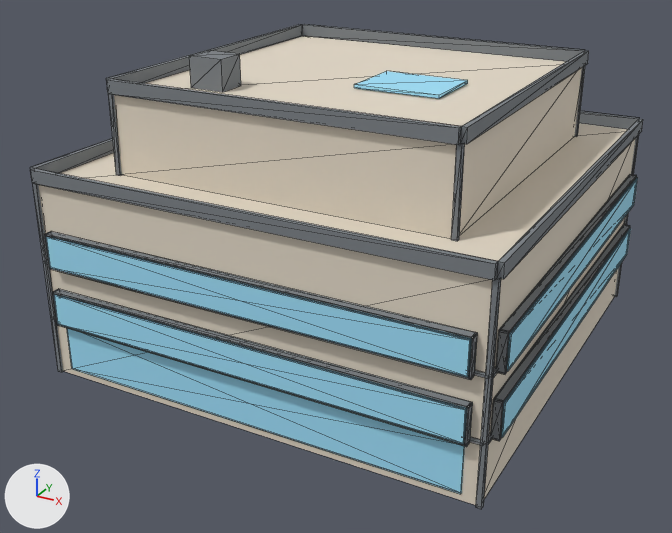
What one commit did to the glTF model public/buildings/lot_3x3.glb.
Camera for both pictures: a camera (50 mm lens) standing at (32.1, -29.5, 23.9) and looking at (10.8, 9.3, 4.5). Lighting does not change. The marker at lower left points along +X, +Y and +Z. The older version comes first. Mesh edges are drawn as thin lines. Vertices at exactly the same position are counted once.

Script lines for the objects in view, before the commit:
```python
mat_lot_3x3_glass = principled_material('lot_3x3_glass')
mat_lot_3x3_glass.base_color = (0.35, 0.75, 0.95)  # cyan #a0e1f9
mat_lot_3x3_glass.roughness = 0.85
me_lot_3x3 = bpy.data.meshes.new('lot_3x3')
me_lot_3x3.from_pydata(...)  # 680 vertices, 1056 faces; spans x -0.5..23.0, y -0.5..23.0, z 0.0..15.5
# faces by material slot: [24, 804, 216, 12]
me_lot_3x3.materials.append(mat_lot_3x3)  # pale yellow #e5dac8
me_lot_3x3.materials.append(mat_lot_3x3_trim)  # grey #7c8186
me_lot_3x3.materials.append(mat_lot_3x3_glass)  # cyan #a0e1f9
me_lot_3x3.materials.append(mat_lot_3x3_sign)  # yellow #f6d481
ob_lot_3x3 = bpy.data.objects.new('lot_3x3', me_lot_3x3)
ob_lot_3x3.location = (0.0, 0.0, 0.0)
```
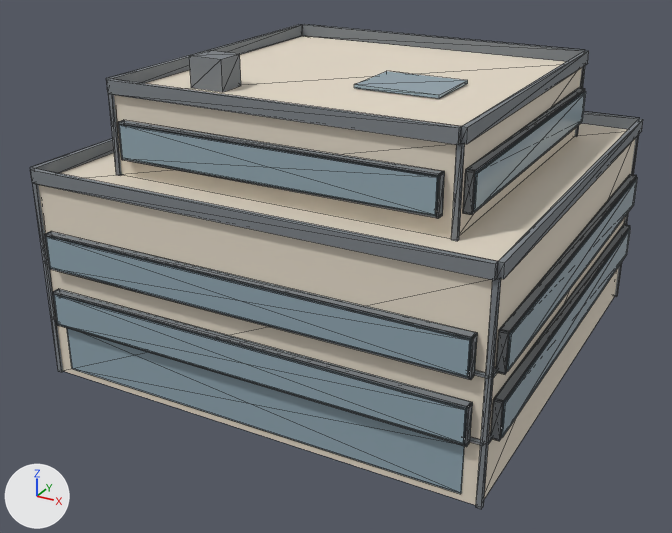
Location of each change, (x1, y1, x2, y2) in pixels of the pictures (672 x 533 px):
'lot_3x3', recoloured, reshaped (darker): (30, 24, 643, 509) in both
part 1 of me_lot_3x3, added: after (119, 125, 438, 216)
part 2 of me_lot_3x3, added: after (126, 125, 439, 210)
part 3 of me_lot_3x3, added: after (474, 92, 586, 211)
part 4 of me_lot_3x3, added (mostly hidden): after (474, 96, 578, 200)
part 5 of me_lot_3x3, added: after (119, 120, 444, 176)
part 6 of me_lot_3x3, added: after (123, 159, 438, 218)
part 7 of me_lot_3x3, added: after (118, 120, 125, 160)
part 8 of me_lot_3x3, added: after (437, 171, 445, 218)
part 9 of me_lot_3x3, added: after (466, 88, 585, 172)
part 10 of me_lot_3x3, added: after (472, 122, 582, 214)
part 11 of me_lot_3x3, added: after (463, 169, 475, 215)

The change, as a diff of the scene's bpy script:
```diff
--- a/public/buildings/lot_3x3.glb.py
+++ b/public/buildings/lot_3x3.glb.py
@@ mat_lot_3x3_glass @@
 mat_lot_3x3_glass = principled_material('lot_3x3_glass')
-mat_lot_3x3_glass.base_color = (0.35, 0.75, 0.95)  # cyan #a0e1f9
+mat_lot_3x3_glass.base_color = (0.28, 0.38, 0.44)  # greyish blue #90a6b1
 mat_lot_3x3_glass.roughness = 0.85
@@ me_lot_3x3 @@
 # used by ob_lot_3x3; location = (0.0, 0.0, 0.0)
-me_lot_3x3.from_pydata(...)  # 680 vertices, 1056 faces; spans x -0.5..23.0, y -0.5..23.0, z 0.0..15.5
+me_lot_3x3.from_pydata(...)  # 904 vertices, 1392 faces; spans x -0.5..23.0, y -0.5..23.0, z 0.0..15.5
+# me_lot_3x3 part 1: a new loose piece, a box spanning x 3.39..19.11, y 2.2..2.26, z 11.12..12.69, in mat_lot_3x3_glass (greyish blue #90a6b1)
+# me_lot_3x3 part 2: a new loose piece, a box spanning x 3.47..19.03, y 2.58..2.64, z 11.2..12.61, in mat_lot_3x3_glass (greyish blue #90a6b1)
+# me_lot_3x3 part 3: a new loose piece, a box spanning x 20.24..20.3, y 3.39..19.11, z 11.12..12.69, in mat_lot_3x3_glass (greyish blue #90a6b1)
+# me_lot_3x3 part 4: a new loose piece, a box spanning x 19.86..19.92, y 3.47..19.03, z 11.2..12.61, in mat_lot_3x3_glass (greyish blue #90a6b1)
+# me_lot_3x3 part 5: a new loose piece, a box spanning x 3.29..19.21, y 2.28..2.66, z 12.73..12.81, in mat_lot_3x3_trim (grey #7c8186)
+# me_lot_3x3 part 6: a new loose piece, a box spanning x 3.29..19.21, y 2.28..2.66, z 11.0..11.08, in mat_lot_3x3_trim (grey #7c8186)
+# me_lot_3x3 part 7: a new loose piece, a box spanning x 3.27..3.35, y 2.28..2.66, z 11.0..12.81, in mat_lot_3x3_trim (grey #7c8186)
+# me_lot_3x3 part 8: a new loose piece, a box spanning x 19.15..19.23, y 2.28..2.66, z 11.0..12.81, in mat_lot_3x3_trim (grey #7c8186)
+# me_lot_3x3 part 9: a new loose piece, a box spanning x 19.84..20.22, y 3.29..19.21, z 12.73..12.81, in mat_lot_3x3_trim (grey #7c8186)
+# me_lot_3x3 part 10: a new loose piece, a box spanning x 19.84..20.22, y 3.29..19.21, z 11.0..11.08, in mat_lot_3x3_trim (grey #7c8186)
+# me_lot_3x3 part 11: a new loose piece, a box spanning x 19.84..20.22, y 3.27..3.35, z 11.0..12.81, in mat_lot_3x3_trim (grey #7c8186)
+# other edits to the shape of me_lot_3x3 do not show in these pictures
 me_lot_3x3.materials.append(mat_lot_3x3)
```
